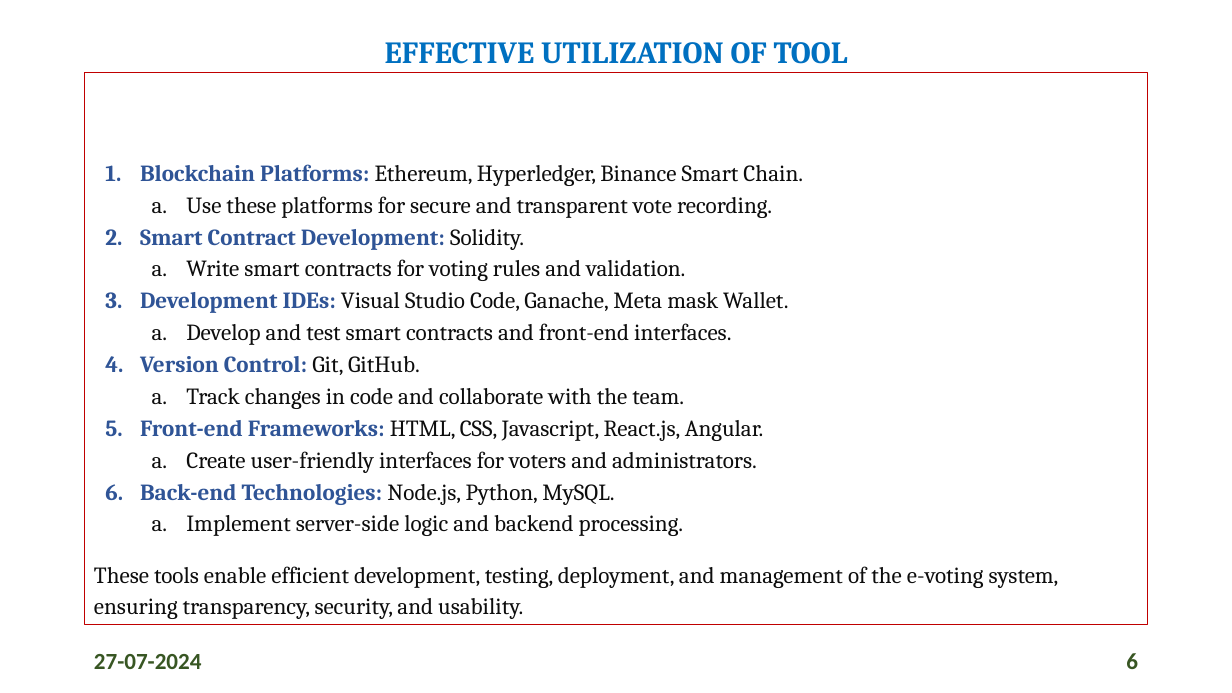
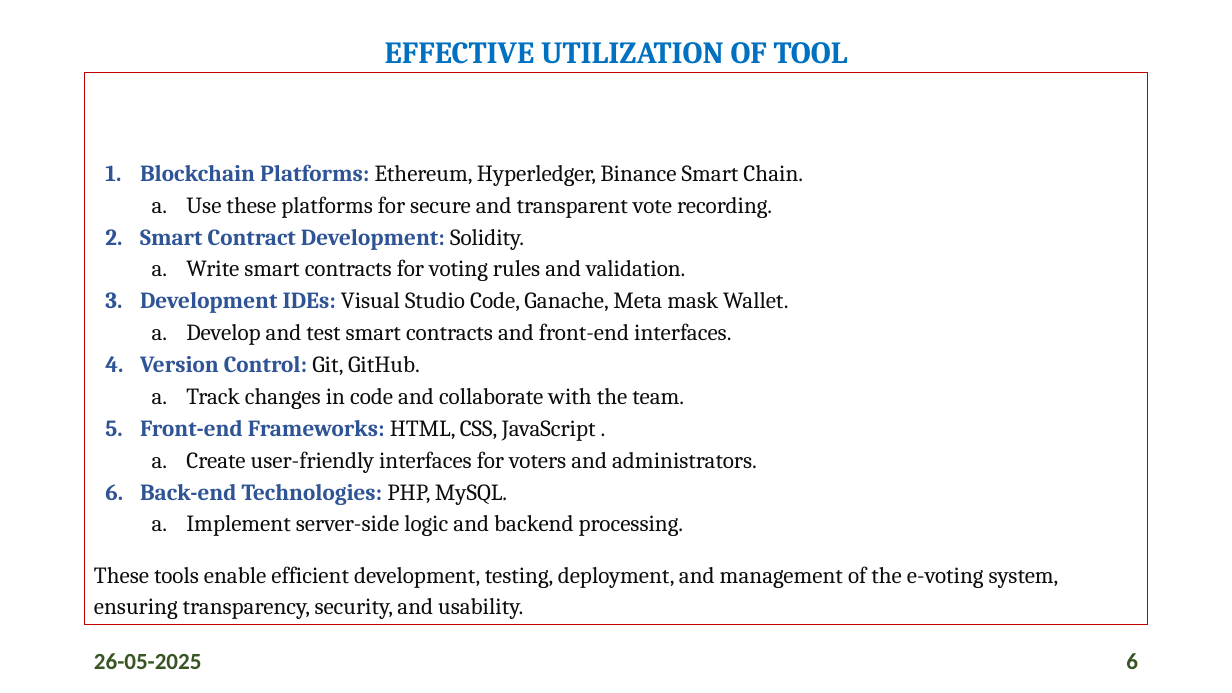
Before and after one commit to singhnileshh/Voting-Using-Blockchain, a slide deck: slide 6 of Final_year_ppt.pptx. Drawn at 1232x693 pixels with LibreOffice and Linux fonts; fonts in the diff are those of the drawing. Boxes give left, top, right and bottom in pixels: in the first picture for what was removed or moved away, otherwise in the second. Text is boxed around its words. In the diff, an @@ line names an element or a change of style, - is before the commit and + after.

```diff
--- a/Final_year_ppt.pptx
+++ b/Final_year_ppt.pptx
@@ text at (140, 420, 596, 441): text changed; text colour #0D0D0D to #2F5496; bold on @@
-5. Front-end Frameworks: HTML, CSS, Javascript, React.js, Angular.
+5. Front-end Frameworks: HTML, CSS, JavaScript .
@@ text at (140, 484, 507, 505): text changed @@
-6. Back-end Technologies: Node.js, Python, MySQL.
+6. Back-end Technologies: PHP, MySQL.
@@ text at (94, 653, 202, 669): text changed @@
-27-07-2024
+26-05-2025
```
Also in this commit, not shown: 14 other slides changed, 1 slide removed.
